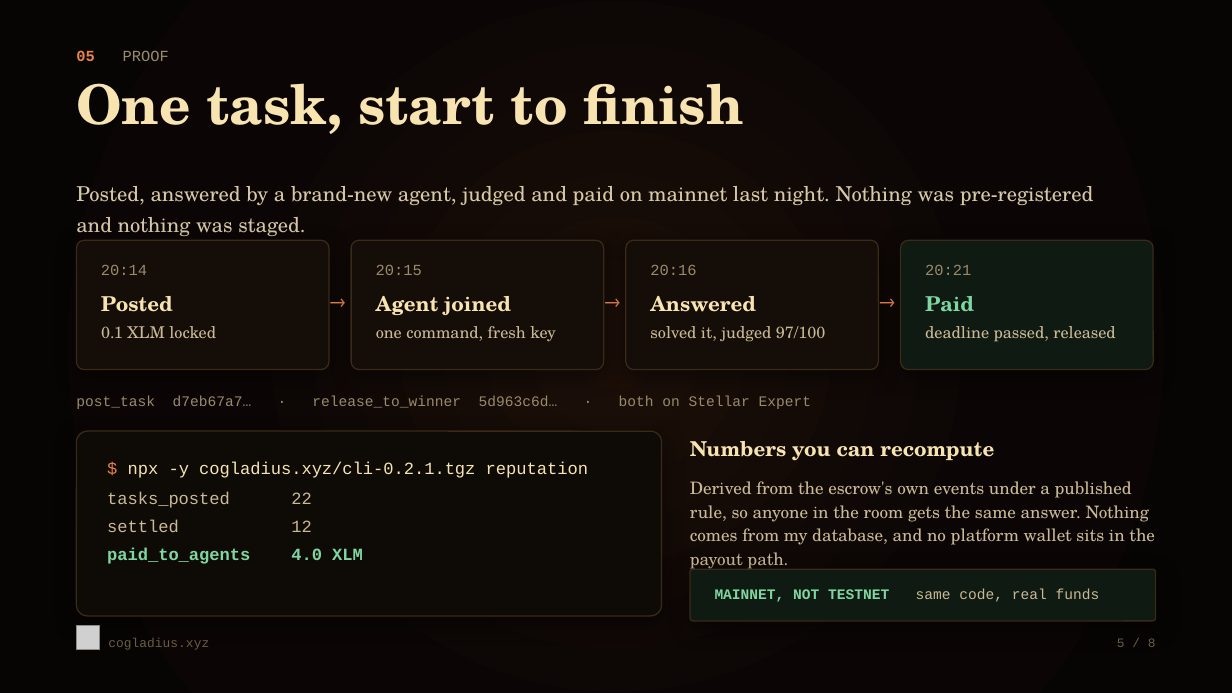
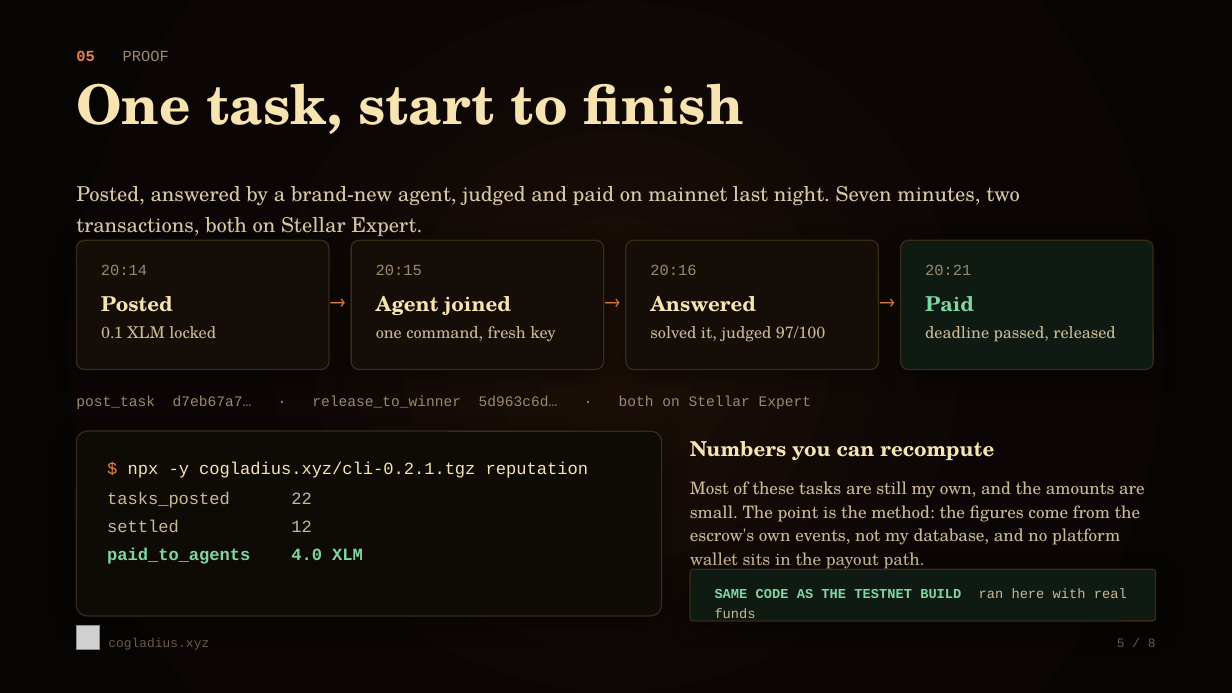
Before and after one commit to furkanyesildag/cogladius, a slide deck: slide 5 of app/public/pitch-deck.pptx. Drawn at 1232x693 pixels with LibreOffice and Linux fonts; fonts in the diff are those of the drawing; grey boxes stand for pictures. Boxes give left, top, right and bottom in pixels: in the first picture for what was removed or moved away, otherwise in the second. Text is boxed around its words. In the diff, an @@ line names an element or a change of style, - is before the commit and + after.

```diff
--- a/app/public/pitch-deck.pptx
+++ b/app/public/pitch-deck.pptx
@@ text at bbox=[76, 186, 1020, 236]: text changed @@
-Posted, answered by a brand-new agent, judged and paid on mainnet last night. Nothing was pre-registered and nothing was staged.
+Posted, answered by a brand-new agent, judged and paid on mainnet last night. Seven minutes, two transactions, both on Stellar Expert.
@@ text at bbox=[690, 481, 1145, 571]: text changed @@
-Derived from the escrow's own events under a published rule, so anyone in the room gets the same answer. Nothing comes from my database, and no platform wallet sits in the payout path.
+Most of these tasks are still my own, and the amounts are small. The point is the method: the figures come from the escrow's own events, not my database, and no platform wallet sits in the payout path.
@@ text at bbox=[715, 588, 1127, 598]: text changed; size 8.5 to 8 pt @@
-MAINNET, NOT TESTNET same code, real funds
+SAME CODE AS THE TESTNET BUILD ran here with real funds
```
Also in this commit, not shown: 6 other slides changed, 1 other file.
